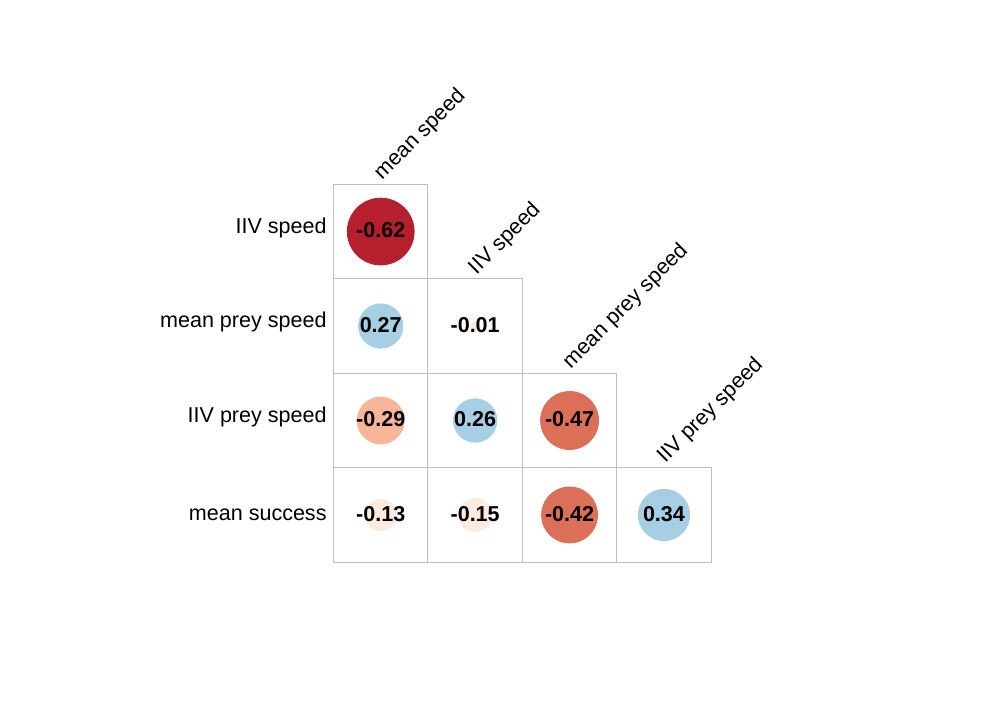
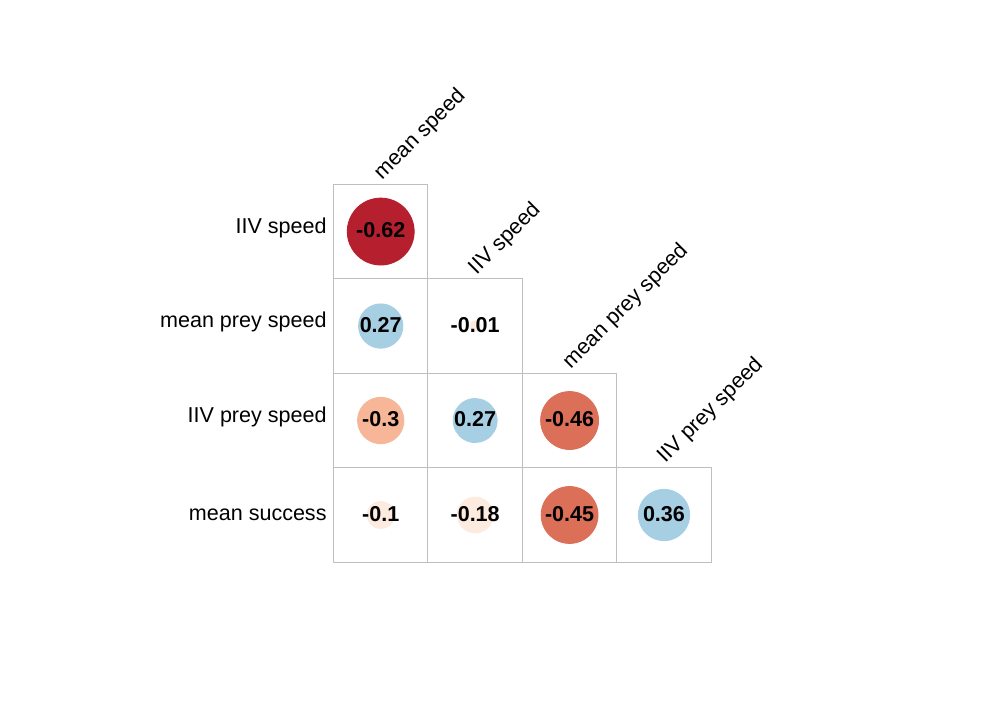
Before and after one commit to quantitative-ecologist/experience-hunting-tactics, a slide deck: slide 1 of outputs/04_outputs_figures/figure4-raw.pptx. Drawn at 1008x713 pixels with LibreOffice and Linux fonts; fonts in the diff are those of the drawing. Boxes give left, top, right and bottom in pixels: in the first picture for what was removed or moved away, otherwise in the second. Text is boxed around its words. In the diff, an @@ line names an element or a change of style, - is before the commit and + after.

```diff
--- a/outputs/04_outputs_figures/figure4-raw.pptx
+++ b/outputs/04_outputs_figures/figure4-raw.pptx
@@ text at <box>362,411,399,427</box>: text changed @@
--0.29
+-0.3
@@ text at <box>454,409,496,431</box>: text changed @@
-0.26
+0.27
@@ text at <box>545,411,594,427</box>: text changed @@
--0.47
+-0.46
@@ text at <box>362,506,399,522</box>: text changed @@
--0.13
+-0.1
@@ text at <box>451,506,500,522</box>: text changed @@
--0.15
+-0.18
@@ text at <box>545,506,594,522</box>: text changed @@
--0.42
+-0.45
@@ text at <box>643,506,685,522</box>: text changed @@
-0.34
+0.36
```
Also in this commit, not shown: 2 other slides changed, 1 other file.
